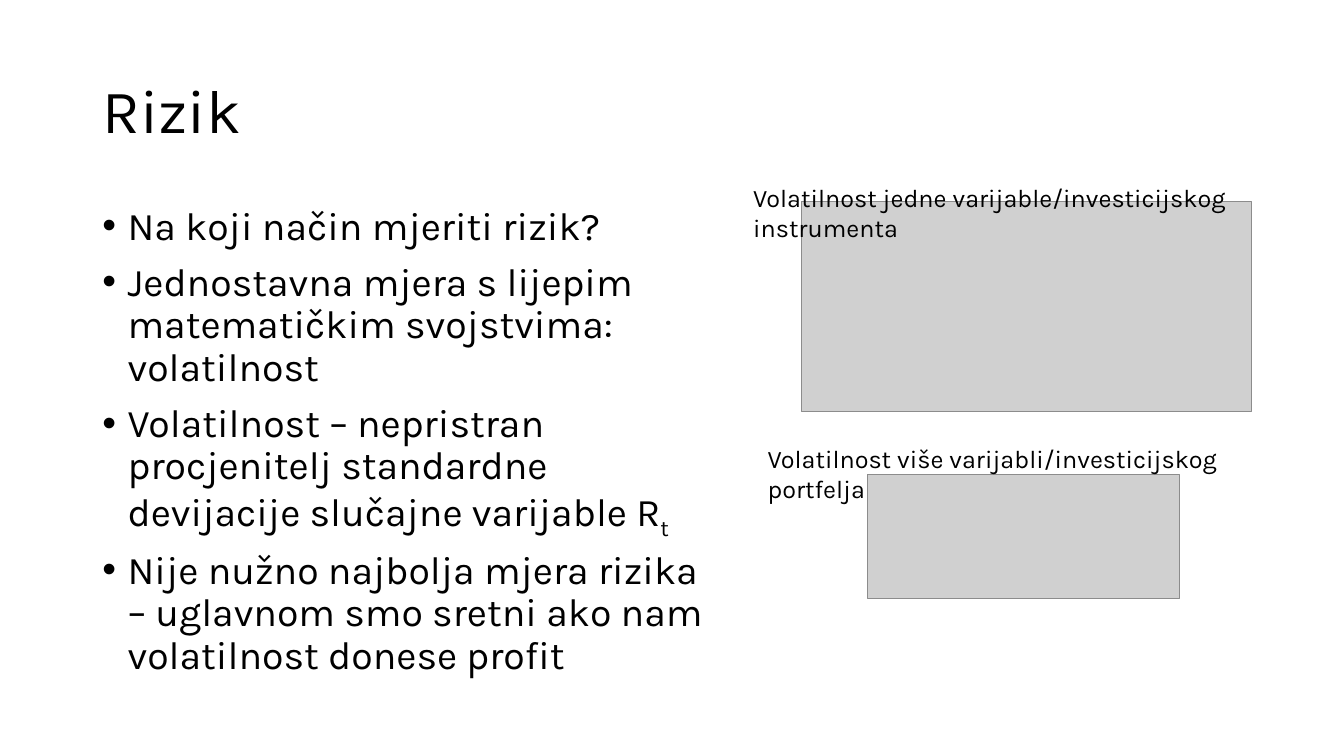
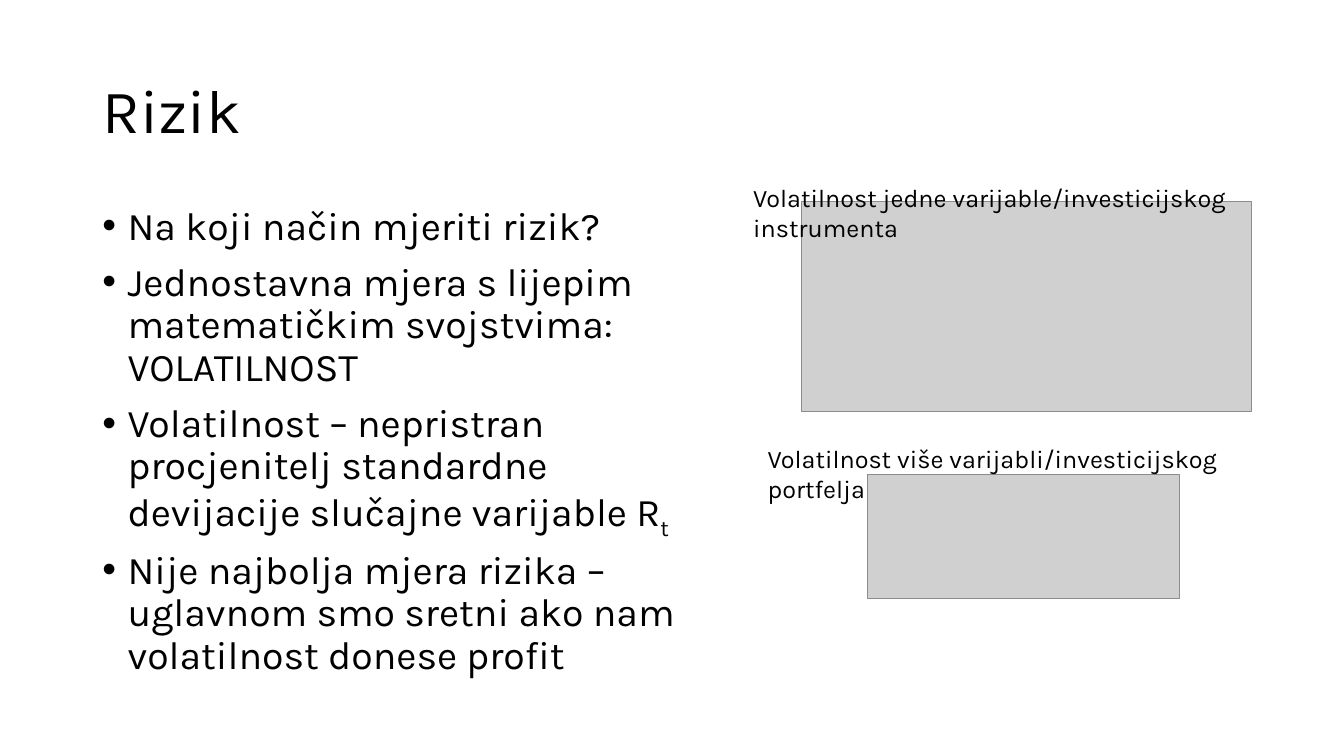
Before and after one commit to IvanDzanija/PortfolioSimulator, a slide deck: slide 6 of Preza.pptx. Drawn at 1344x756 pixels with LibreOffice and Linux fonts; fonts in the diff are those of the drawing; grey boxes stand for pictures. Boxes give left, top, right and bottom in pixels: in the first picture for what was removed or moved away, otherwise in the second. Text is boxed around its words. In the diff, an @@ line names an element or a change of style, - is before the commit and + after.

```diff
--- a/Preza.pptx
+++ b/Preza.pptx
@@ text at <box>128,269,633,382</box>: text changed @@
-• Jednostavna mjera s lijepim matematičkim svojstvima: volatilnost
+• Jednostavna mjera s lijepim matematičkim svojstvima: VOLATILNOST
@@ text at <box>128,557,675,679</box>: text changed @@
-• Nije nužno najbolja mjera rizika – uglavnom smo sretni ako nam volatilnost donese profit
+• Nije najbolja mjera rizika – uglavnom smo sretni ako nam volatilnost donese profit
```
Also in this commit, not shown: 2 other slides changed, 3 slides added.
